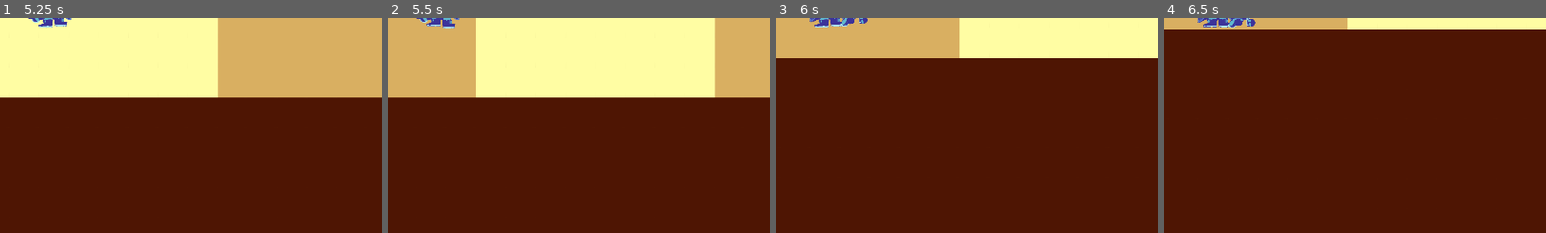
Above: before the commit, frames 1-4 (left to right).
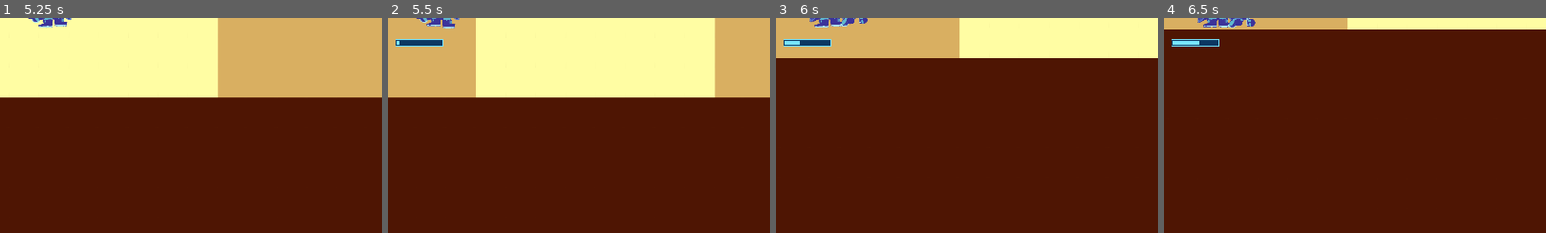
Above: after the commit, the same moments.

Repository: mid-at-coding/imgd-game
Game: Godot game, scene res://scenes/splash_screen.tscn
Two runs of this game, one before a commit and one after it. Both use one fixed random seed, a clock stepped at 60 frames per second and the inputs below. Sound files missing from this copy of the repository are replaced by a short silence.
Inputs (mouse positions are % of the whole screen's width and height, from its top left):
- Up to frame 1 (5.25 s): tap Enter (accept_pickup) at 0.5, 1.25, 1.35, 2, 2.75, 5, 5.1 s; move the mouse to (72, 45) at 0.52 s; hold D (move_right) 0.53-1.28 s; hold Shift (dash) 0.53-1.28 s; click (72, 45) at 0.67 s; move the mouse to (30, 55) at 1.27 s; hold S (move_down) 1.28-2.03 s; tap Shift (dash) at 1.55, 3.05 s; move the mouse to (60, 28) at 2.02 s; hold D (move_right) 2.03-2.78 s; hold Shift (dash) 2.03-2.78 s; move the mouse to (45, 70) at 2.77 s; hold W (move_up) 2.78-3.53 s; tap Space (use_wipe) at 2.85 s; click (45, 70) at 2.92 s; move the mouse to (80, 65) at 3.52 s; hold A (move_left) 3.53-4.25 s; hold Shift (dash) 3.53-4.25 s; click (14, 66) at 4.25 s; move the mouse to (20, 35) at 5.02 s; hold A (move_left) from 5.03 s (still down)
- Up to frame 2 (5.5 s): keep holding A (move_left); tap Shift (dash) at 5.3 s
- Up to frame 3 (6 s): move the mouse to (55, 50) at 5.77 s; release A (move_left) at 5.78 s; hold S (move_down) from 5.78 s (still down); hold Shift (dash) from 5.78 s (still down); click (55, 50) at 5.92 s
- Up to frame 4 (6.5 s): keep holding S (move_down); keep holding Shift (dash)
The pictures show only the part of the screen within x 43-93%, y 50-100%; the shares and areas given below are measured in that part.

Frame 1 is identical in both runs. In frame 2, 0.4% of the frame differs, in the area x 2-15%, y 9-14%; in frame 3, 0.4%; in frame 4, 0.4%.

Commit message:
feat: added dash timer

Diff:
--- a/game/scenes/player.tscn
+++ b/game/scenes/player.tscn
@@ -72,6 +72,18 @@
 [node name="CollisionShape2D" type="CollisionShape2D" parent="HurtBox" unique_id=440365805]
 shape = SubResource("RectangleShape2D_kfffa")
 
+[node name="DashTimer" type="TextureProgressBar" parent="." unique_id=115747164]
+unique_name_in_owner = true
+offset_left = -114.0
+offset_top = 54.0
+offset_right = 367.0
+offset_bottom = 125.0
+scale = Vector2(0.25, 0.25)
+max_value = 1.0
+step = 0.0
+texture_under = ExtResource("7_y4r1p")
+texture_progress = ExtResource("8_d2wvv")
+
 [node name="HealthBar" type="TextureProgressBar" parent="." unique_id=1192115635]
 unique_name_in_owner = true
 offset_left = -888.0
--- a/game/scripts/happy_boo.gd
+++ b/game/scripts/happy_boo.gd
@@ -3,11 +3,17 @@
 # Tree:
 # [happy_boo] : Node2D
 # |_ $AnimatedSprite2D : AnimatedSprite2D
+# |_ DashTimer : ProgressBar
 # |_ %HealthBar : ProgressBar
 # |_ %VitalsDisplay : Implements .display(Creature)
 # |_ %HurtBox : Area2D
 # TODO adjust happyboo code to be new Player code (code that uses %AnimationPlayer are old)
 extends Node2D
+const SCREEN_WIPE_SCENE = preload("res://scenes/screen_wipe.tscn")
+var wipe_charges : int = 3
+var last_dash : float = 10
+const dash_time : float = 2
+
 
 signal health_depleted
 
@@ -29,6 +35,8 @@
 	%HealthBar.value = creature.health
 	%HealthBar.max_value = creature.creature_data.maxhealth
 	%VitalsDisplay.display(creature)
+	%DashTimer.visible = last_dash - 1 < dash_time
+	%DashTimer.value = last_dash / dash_time
 
 # Update sprite
 func _physics_process(_delta: float) -> void:
@@ -38,14 +46,8 @@
 	if direction != 0:
 		$AnimatedSprite2D.flip_h = direction > 0
 
-
-const SCREEN_WIPE_SCENE = preload("res://scenes/screen_wipe.tscn")
-var wipe_charges : int = 3
-var last_dash : float = 10
-const dash_time : float = 2
-
 func apply_impulse(vel : Vector2, delta : float):
-	if (last_dash <= dash_time):
+	if (last_dash <= dash_time * 10):
 		last_dash += delta
 	var mul = 100 * max(0, 1 - pow(5 * last_dash - 0.7, 4))
 	return vel * mul * delta
